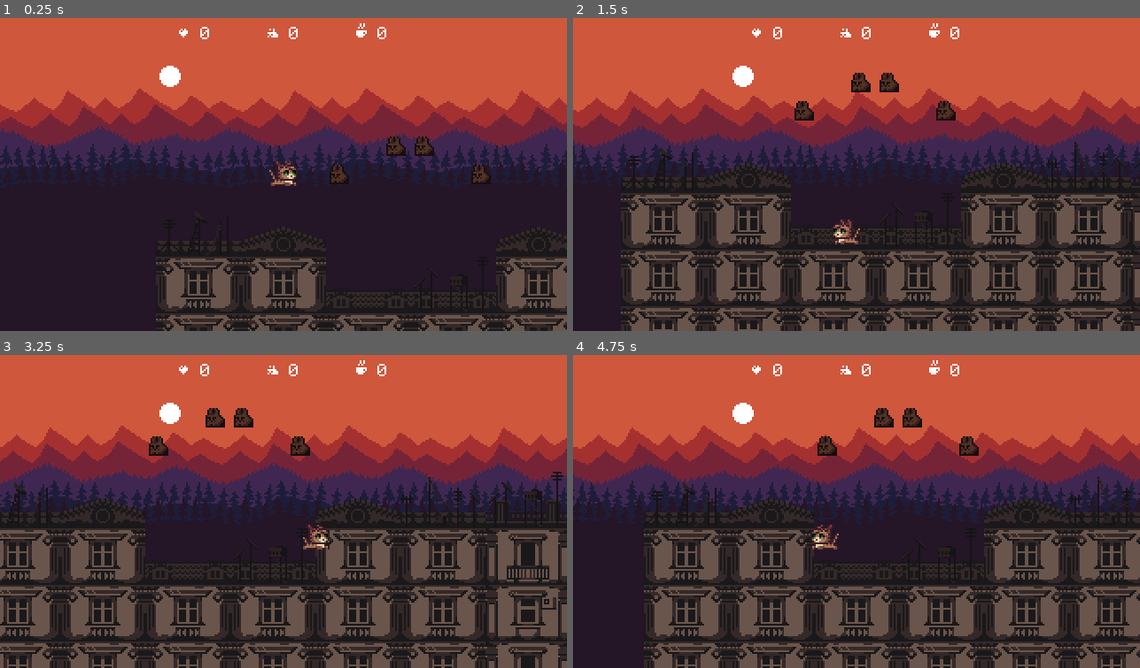
Above: before the commit, frames 1-4 (two rows, left to right).
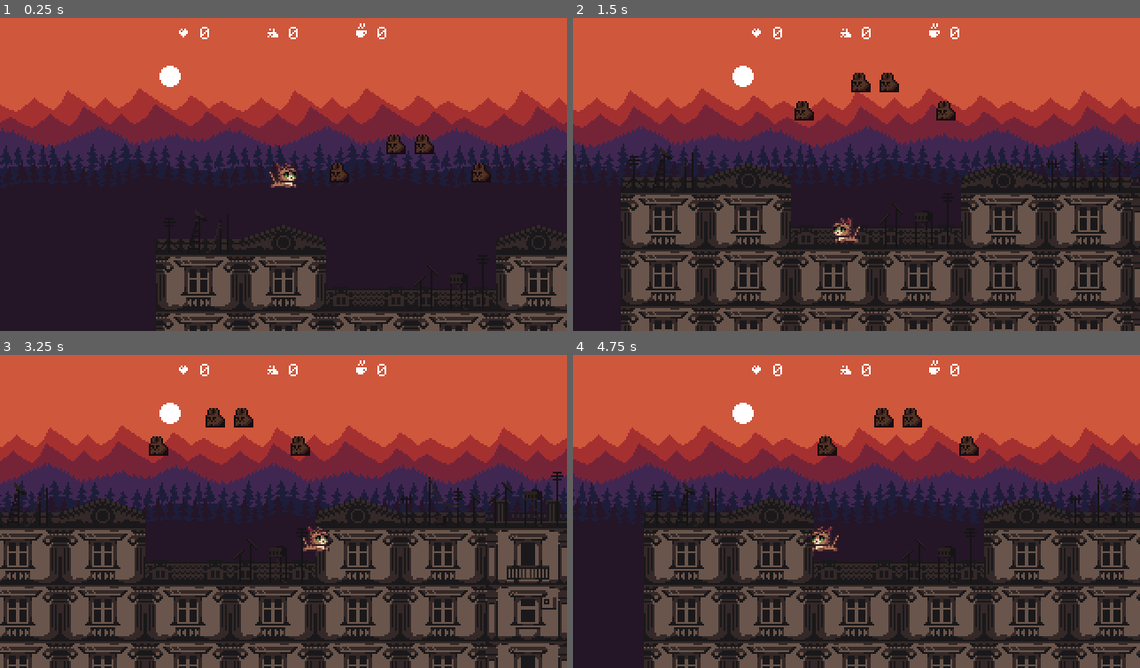
Above: after the commit, the same moments.

Repository: darkgraycat/marcy-runner-gd
Game: Godot game, scene res://scenes/main/main.tscn
Same seed, same stepped clock (60 frames per second), same inputs: the game is played once before the commit and once after it.
Inputs:
- Up to frame 1 (0.25 s): no input
- Up to frame 2 (1.5 s): hold W (move_right) 0.53-1.28 s; tap Space (jump) at 0.77 s; hold Q (move_left) from 1.28 s (still down)
- Up to frame 3 (3.25 s): tap Space (jump) at 1.52, 3.02 s; release Q (move_left) at 2.03 s; hold W (move_right) from 2.03 s (still down)
- Up to frame 4 (4.75 s): release W (move_right) at 3.53 s; hold Q (move_left) from 3.53 s (still down); tap Space (jump) at 3.77, 4.52 s

The runs differ from the first frame. In frame 1, 6.8% of the frame differs, in the area x 27-100%, y 37-100%; in frame 2, 0.2%; in frame 3, 0.2%; in frame 4, 0.2%.

Commit message:
: done with player for now

Diff:
--- a/scenes/entities/player/player.gd
+++ b/scenes/entities/player/player.gd
@@ -7,20 +7,18 @@
 
 var input_move: float = 0.0
 var input_jump: bool = false
-
 var jump_in_progress: bool = false
 var current_state: String = "idle"
 
 func _physics_process(delta: float) -> void:
 	_handle_moving()
 	_handle_jumping()
+	_handle_gravity(delta)
 	_handle_animation()
 	move_and_slide()
-	if !is_on_floor():
-		velocity.y += Global.GRAVITY * delta
 
 
-func get_current_state() -> StringName:
+func get_current_state() -> String:
 	return (
 		"jump" if not is_on_floor() else
 		"walk" if velocity.x else "idle"
@@ -42,6 +40,10 @@
 		if velocity.y < 0:
 			velocity.y /= 2
 
+func _handle_gravity(delta: float) -> void:
+	if !is_on_floor():
+		velocity.y += Global.GRAVITY * delta
+
 
 func _handle_animation() -> void:
 	if input_move:
